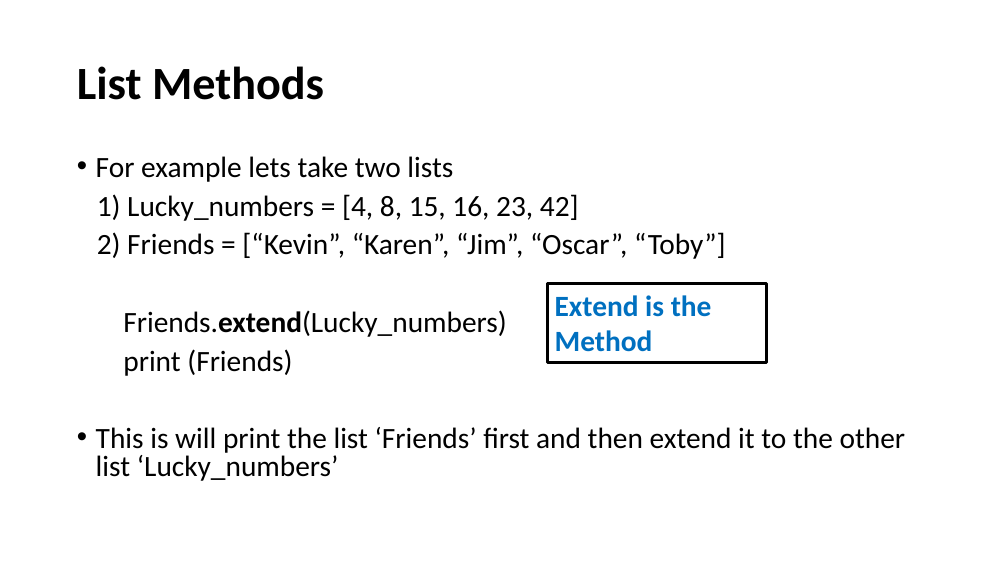
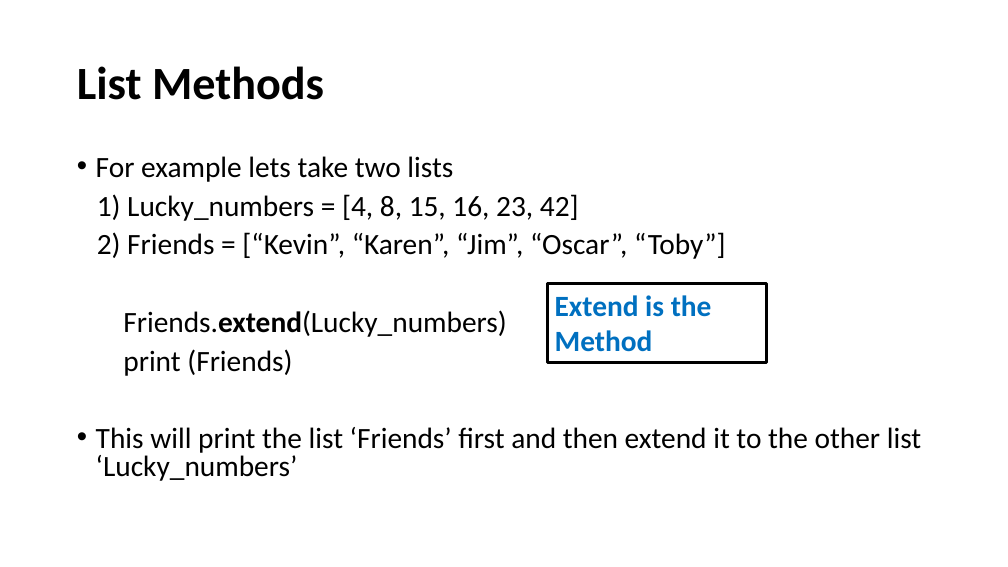
Before and after one commit to HKohin/Python-for-Upward-Bound-Program, a slide deck: slide 21 of PYTHON_8_Lists Part 1.pptx. Drawn at 1008x567 pixels with LibreOffice and Linux fonts; fonts in the diff are those of the drawing. Boxes give left, top, right and bottom in pixels: in the first picture for what was removed or moved away, otherwise in the second. Text is boxed around its words. In the diff, an @@ line names an element or a change of style, - is before the commit and + after.

```diff
--- a/PYTHON_8_Lists Part 1.pptx
+++ b/PYTHON_8_Lists Part 1.pptx
@@ text at [96,427,921,481]: text changed @@
-• This is will print the list ‘Friends’ first and then extend it to the other list ‘Lucky_numbers’
+• This will print the list ‘Friends’ first and then extend it to the other list ‘Lucky_numbers’
```
Also in this commit, not shown: 2 other slides changed, 6 slides added.
